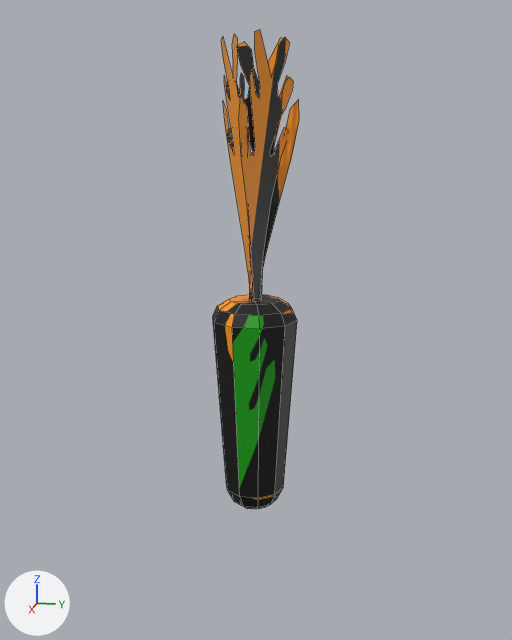
Renders of the FBX model FarmLife/Content/Crops/CropObj/Charrot.fbx from each side of a commit.
Both versions are drawn from a camera (50 mm lens) standing at (4.6, 0.93, 2.51) and looking at (-0.04, 0.0, 1.35). The axes (+X, +Y, +Z) are drawn at lower left. The lights are the same throughout. The first picture is the older version. Mesh edges are drawn as thin lines.

Script lines for the objects in view, before the commit:
```python
me_円柱 = bpy.data.meshes.new('円柱')
me_円柱.from_pydata(...)  # 219 vertices, 65 faces; spans x -0.28..0.3, y -0.29..0.29, z 0.0..3.18
me_円柱.materials.append(mat_charrot_mat)  # picture img_charrot_body_tex_png
ob_円柱 = bpy.data.objects.new('円柱', me_円柱)
ob_円柱.location = (0.0, 0.0, 0.0)
```
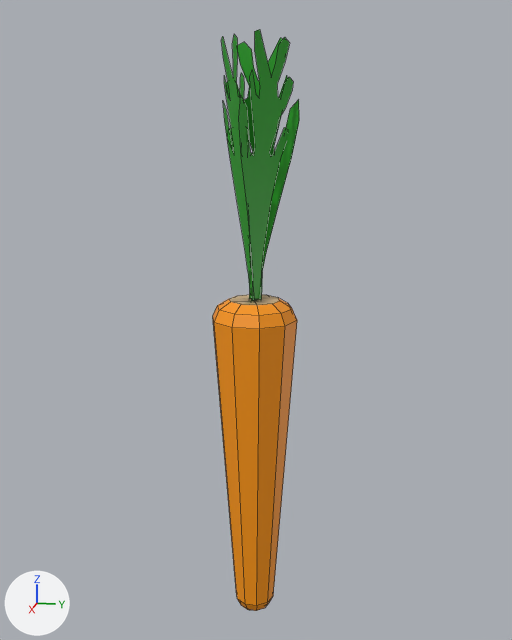
The newer file is also turned or shifted as a whole; pictures and numbers use the older file's frame.

What differs and where, as boxes (x1, y1, x2, y2) in the pictures (512 x 640 px; the box of a moved part takes in the faces that stretch with it):
'円柱', reshaped, surface changed (21% taller): before (213, 29, 299, 509); after (213, 29, 299, 611)
part 1 of me_円柱, moved or reshaped: before (213, 320, 297, 509); after (213, 320, 297, 611)
part 2 of me_円柱, surface changed: before (213, 29, 299, 509); after (213, 29, 299, 611)

The change, as a diff of the scene's bpy script:
```diff
--- a/FarmLife/Content/Crops/CropObj/Charrot.fbx.py
+++ b/FarmLife/Content/Crops/CropObj/Charrot.fbx.py
@@ me_円柱 @@
 # used by ob_円柱; location = (0.0, 0.0, 0.0)
-me_円柱.from_pydata(...)  # 219 vertices, 65 faces; spans x -0.28..0.3, y -0.29..0.29, z 0.0..3.18
+me_円柱.from_pydata(...)  # 219 vertices, 65 faces; spans x -0.28..0.3, y -0.29..0.29, z -0.85..3.18
+# me_円柱 part 1: all 30 vertices in x -0.2..0.2, y -0.21..0.21, z 0.0..0.14 are scaled about their middle by 0.677, then moved by (0.0, 0.0, -0.87)
+# me_円柱 part 2: texture (UV) coordinates of 65 of 65 faces, centred in x -0.26..0.26, y -0.25..0.25, z 0.0..2.6, changed; they spanned u 0.03..0.88, v 0.03..0.97 and now span u 0.01..0.9, v 0.01..0.99
 me_円柱.materials.append(mat_charrot_mat)
```
